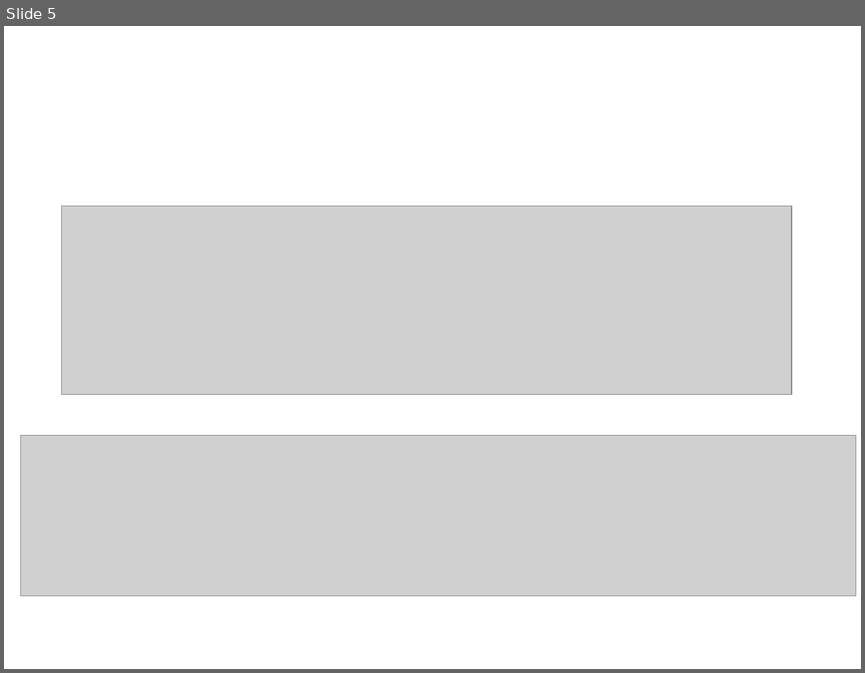
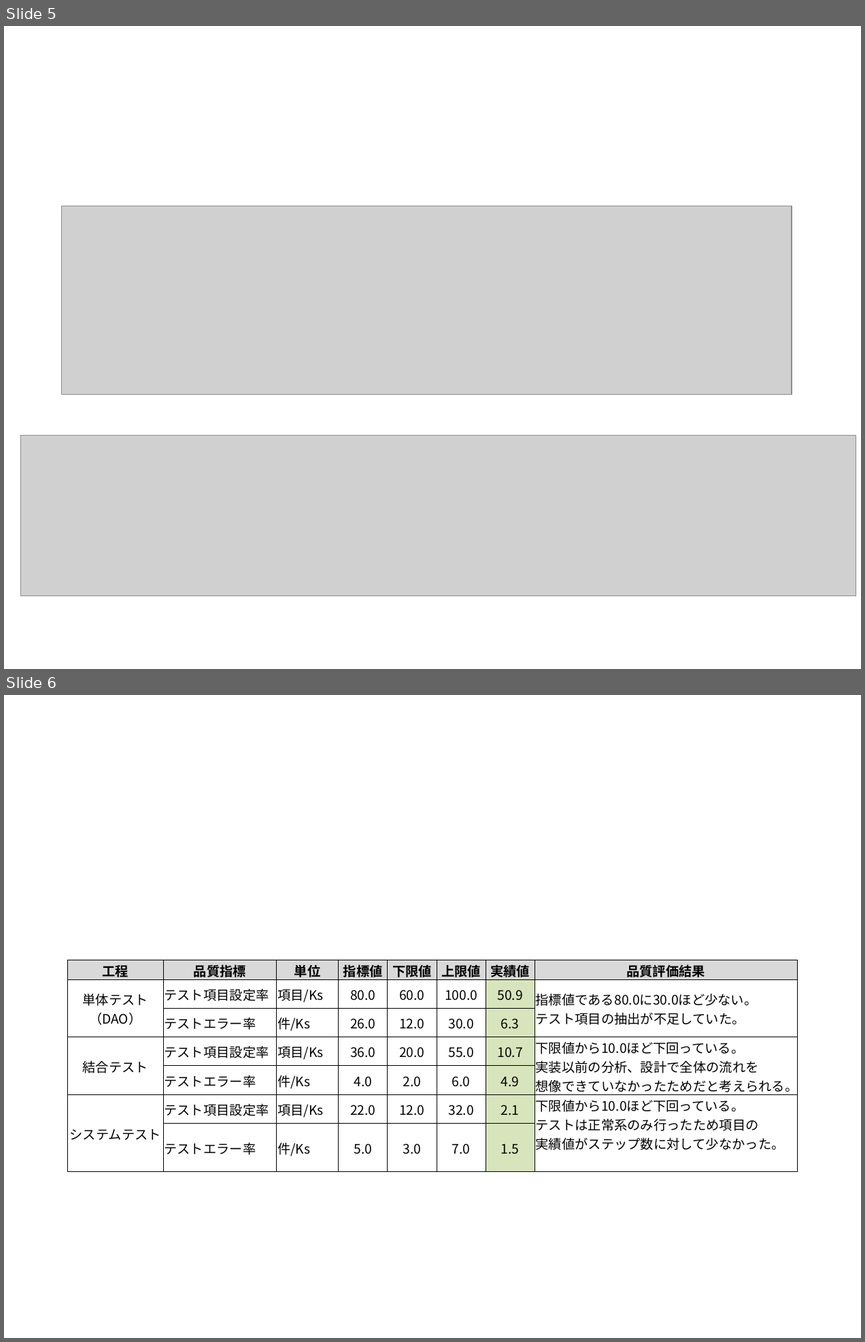
Before and after one commit to ChakaFlame/5_FGO, a slide deck: doc/unfinished/Presentation/品質のページ.pptx. Shown one above the other, each under a label of ours: slide 5 before the commit, slides 5 and 6 after it. The pictures are 865x673 and 865x1342 pixels, drawn with LibreOffice and Linux fonts; fonts in the diff are those of the drawing; grey boxes stand for pictures. Boxes give left, top, right and bottom in pixels: in the first picture for what was removed or moved away, otherwise in the second. Text is boxed around its words. In the diff, an @@ line names an element or a change of style, - is before the commit and + after.

```diff
--- a/doc/unfinished/Presentation/品質のページ.pptx
+++ b/doc/unfinished/Presentation/品質のページ.pptx
@@ slide 6 added at [4,695,861,1338], background #FFFFFF @@
@@ table added at [67,960,795,1159], 7 rows, 8 columns @@
+工程 | 品質指標 | 単位 | 指標値 | 下限値 | 上限値 | 実績値 | 品質評価結果
+単体テスト （DAO） | テスト項目設定率 | 項目/Ks | 80.0 | 60.0 | 100.0 | 50.9 | 指標値である80.0に30.0ほど少ない。 テスト項目の抽出が不足していた。
+ | テストエラー率 | 件/Ks | 26.0 | 12.0 | 30.0 | 6.3 | 
+結合テスト | テスト項目設定率 | 項目/Ks | 36.0 | 20.0 | 55.0 | 10.7 | 下限値から10.0ほど下回っている。 実装以前の分析、設計で全体の流れを 想像できていなかったためだと考えられる。
+ | テストエラー率 | 件/Ks | 4.0 | 2.0 | 6.0 | 4.9 | 
+システムテスト | テスト項目設定率 | 項目/Ks | 22.0 | 12.0 | 32.0 | 2.1 | 下限値から10.0ほど下回っている。 テストは正常系のみ行ったため項目の 実績値がステップ数に対して少なかった。
+ | テストエラー率 | 件/Ks | 5.0 | 3.0 | 7.0 | 1.5 | 
```
Also in this commit, not shown: 1 other file.
